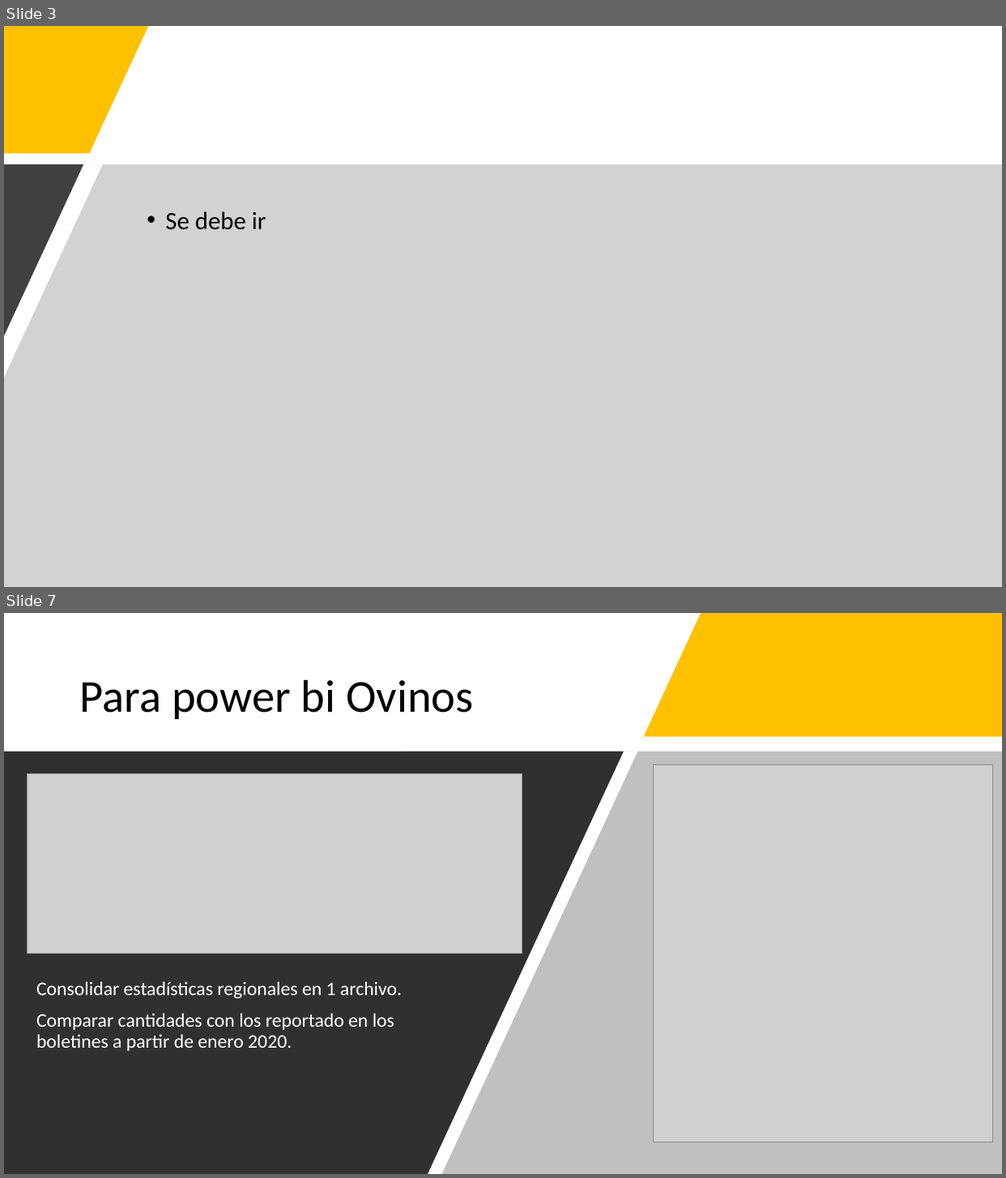
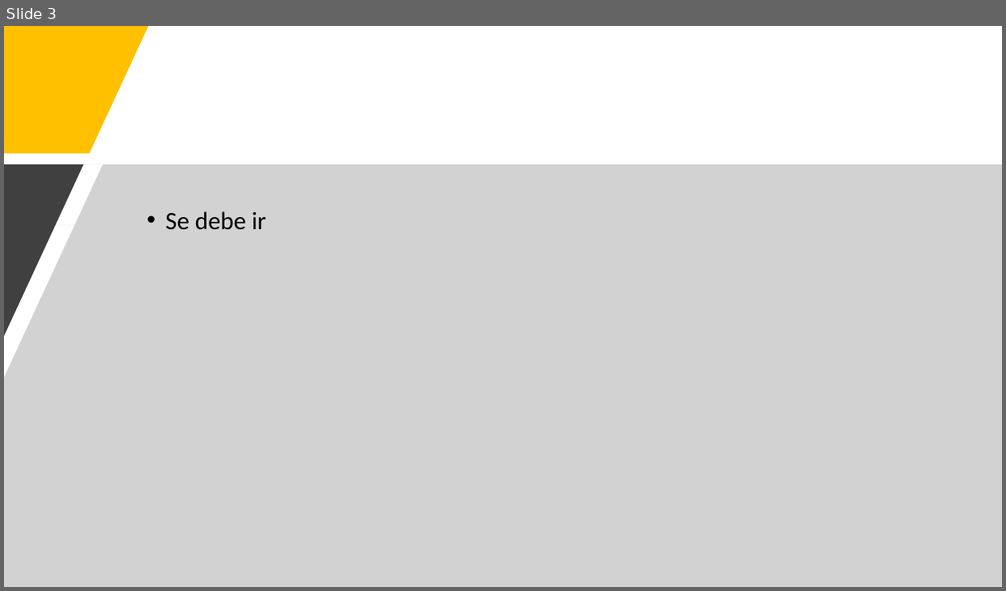
Before and after one commit to Sud-Austral/DATA-AGRO, a slide deck: Repositorio Agricultura/Chile/Estadísticas económicas/Precios anuales y frutas/Indicaciones_BD_anuales_frutas.pptx. Shown one above the other, each under a label of ours: slides 3 and 7 before the commit, slide 3 after it; the slides between them are not shown. The pictures are 1006x1178 and 1006x591 pixels, drawn with LibreOffice and Linux fonts; fonts in the diff are those of the drawing; grey boxes stand for pictures. Boxes give left, top, right and bottom in pixels: in the first picture for what was removed or moved away, otherwise in the second. Text is boxed around its words. In the diff, an @@ line names an element or a change of style, - is before the commit and + after.

```diff
--- a/Repositorio Agricultura/Chile/Estadísticas económicas/Precios anuales y frutas/Indicaciones_BD_anuales_frutas.pptx
+++ b/Repositorio Agricultura/Chile/Estadísticas económicas/Precios anuales y frutas/Indicaciones_BD_anuales_frutas.pptx
@@ slide 7 removed at bbox=[4, 613, 1002, 1174], background #FFFFFF @@
@@ freeform shape removed at bbox=[644, 613, 1002, 736] @@
@@ title removed at bbox=[80, 679, 473, 719] @@
-Para power bi Ovinos
@@ freeform shape removed at bbox=[4, 752, 624, 1174] @@
@@ freeform shape removed at bbox=[403, 752, 1002, 1174] @@
@@ picture removed at bbox=[27, 773, 522, 954] @@
@@ picture removed at bbox=[653, 765, 993, 1142] @@
@@ text removed at bbox=[36, 982, 402, 1051] @@
-Consolidar estadísticas regionales en 1 archivo.
-Comparar cantidades con los reportado en los boletines a partir de enero 2020.
```
Also in this commit, not shown: 5 other slides removed, 6 other files.
